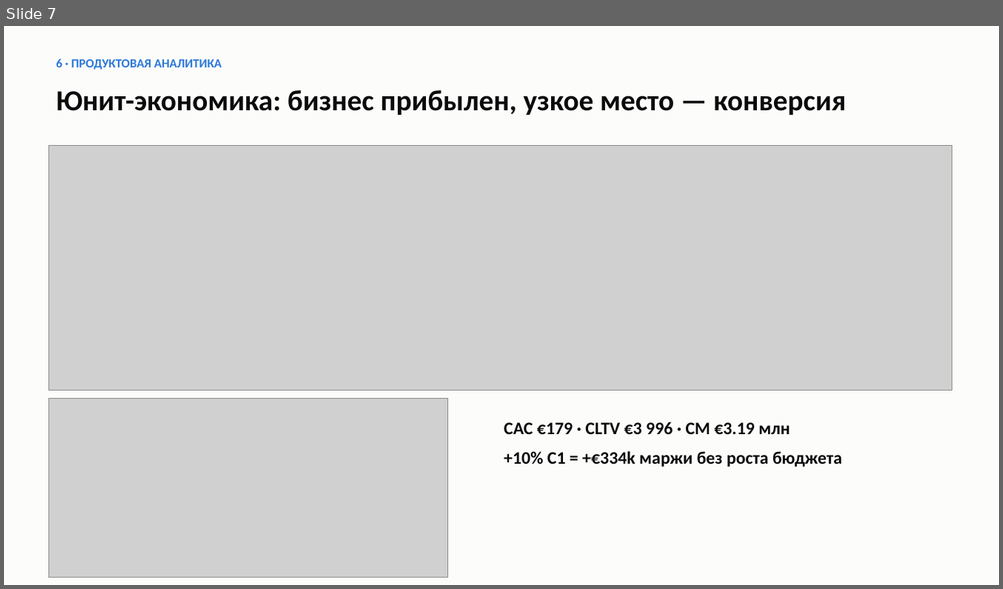
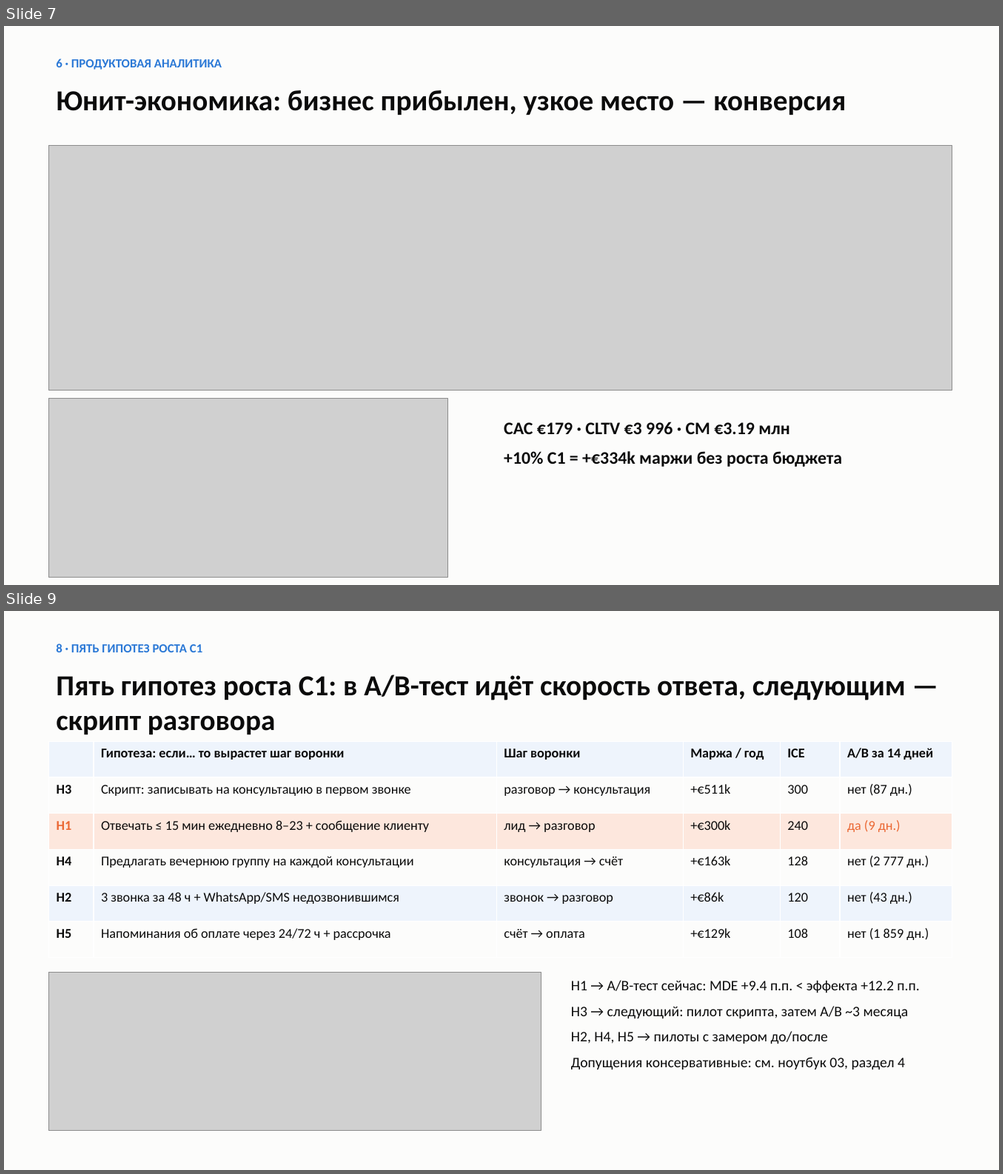
Before and after one commit to yerkovskayuliia-pixel/data-analytics-portfolio, a slide deck: python-crm-analysis/reports/presentation.pptx. Shown one above the other, each under a label of ours: slide 7 before the commit, slides 7 and 9 after it; the slides between them are not shown. The pictures are 1003x589 and 1003x1174 pixels, drawn with LibreOffice and Linux fonts; fonts in the diff are those of the drawing; grey boxes stand for pictures. Boxes give left, top, right and bottom in pixels: in the first picture for what was removed or moved away, otherwise in the second. Text is boxed around its words. In the diff, an @@ line names an element or a change of style, - is before the commit and + after.

```diff
--- a/python-crm-analysis/reports/presentation.pptx
+++ b/python-crm-analysis/reports/presentation.pptx
@@ slide 9 added at <box>4,611,999,1170</box>, background #FCFCFB @@
@@ text added at <box>56,644,202,652</box>, 12 pt, text #2A78D6, bold @@
+8 · ПЯТЬ ГИПОТЕЗ РОСТА C1
@@ text added at <box>56,675,905,735</box>, 28 pt, text #0B0B0B, bold @@
+Пять гипотез роста C1: в A/B-тест идёт скорость ответа, следующим — скрипт разговора
@@ table added at <box>48,741,951,958</box>, 6 rows, 6 columns @@
+ | Гипотеза: если… то вырастет шаг воронки | Шаг воронки | Маржа / год | ICE | A/B за 14 дней
+H3 | Скрипт: записывать на консультацию в первом звонке | разговор → консультация | +€511k | 300 | нет (87 дн.)
+H1 | Отвечать ≤ 15 мин ежедневно 8–23 + сообщение клиенту | лид → разговор | +€300k | 240 | да (9 дн.)
+H4 | Предлагать вечернюю группу на каждой консультации | консультация → счёт | +€163k | 128 | нет (2 777 дн.)
+H2 | 3 звонка за 48 ч + WhatsApp/SMS недозвонившимся | звонок → разговор | +€86k | 120 | нет (43 дн.)
+H5 | Напоминания об оплате через 24/72 ч + рассрочка | счёт → оплата | +€129k | 108 | нет (1 859 дн.)
@@ picture added at <box>48,973,541,1131</box> @@
@@ text added at <box>571,980,919,1071</box>, 14 pt, text #0B0B0B @@
+H1 → A/B-тест сейчас: MDE +9.4 п.п. < эффекта +12.2 п.п.
+H3 → следующий: пилот скрипта, затем A/B ~3 месяца
+H2, H4, H5 → пилоты с замером до/после
+Допущения консервативные: см. ноутбук 03, раздел 4
```
Also in this commit, not shown: 3 slides changed, 1 other slide added, 1 slide removed, 26 other files.
